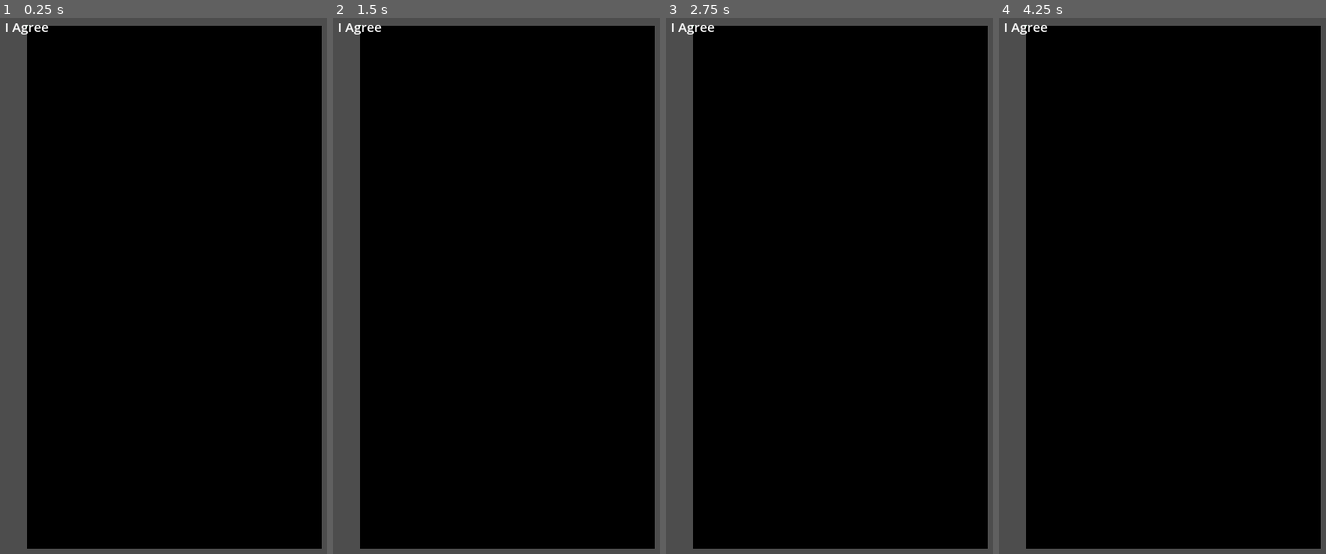
Above: before the commit, frames 1-4 (left to right).
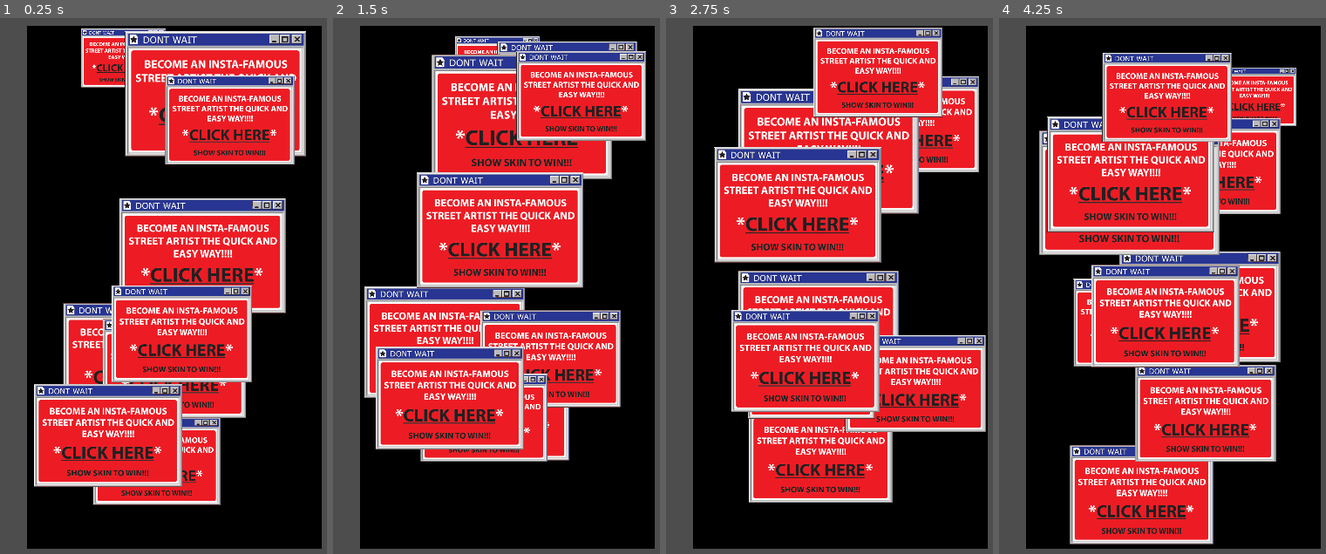
Above: after the commit, the same moments.

Repository: Tryptophan/ludumdare59
Game: Godot game, scene res://phone.tscn
Two runs of this game, one before a commit and one after it. Both use one fixed random seed, a clock stepped at 60 frames per second and the inputs below.
Inputs (mouse positions are in pixels of both pictures, inside the frame that each line leads up to):
- Up to frame 1 (0.25 s): no input
- Up to frame 2 (1.5 s): move the mouse to (outside the picture) at 0.52 s; click (outside the picture) at 0.67 s; drag from (483, 318) to (588, 403) at 1.27 s
- Up to frame 3 (2.75 s): move the mouse to (outside the picture) at 2.02 s; click (outside the picture) at 2.17 s
- Up to frame 4 (4.25 s): drag from (1254, 403) to (1077, 205) at 2.77 s; move the mouse to (outside the picture) at 3.52 s; click (outside the picture) at 3.67 s

The runs differ from the first frame. In frame 1, 47% of the frame differs, in the area x 1-94%, y 0-91%; in frame 2, 49%; in frame 3, 52%; in frame 4, 52%, in the area x 1-91%, y 0-99%.

Commit message:
fix errors

Diff:
--- a/phone.gd
+++ b/phone.gd
@@ -66,8 +66,7 @@
 
 
 func _start_game() -> void:
-	#var game_name = GAMES[randi() % GAMES.size()]
-	var game_name = GAMES[4]
+	var game_name = GAMES[randi() % GAMES.size()]
 	var script = load("res://%s.gd" % game_name)
 	_current_game = Node2D.new()
 	_current_game.set_script(script)
--- a/tos.gd
+++ b/tos.gd
@@ -29,7 +29,7 @@
 
 const TOS_FILES := [
 	"res://tos/axolotl.txt",
-	"res://tos/montypy.txt"
+	"res://tos/montypyt.txt"
 ]
 
 var TOS_LINES: Array[String] = []
@@ -57,7 +57,7 @@
 		phone_size.x * 0.8, 38.0)
 
 
-func _process(delta: float) -> void:
+func _process(_delta: float) -> void:
 	if not _dragging:
 		_scroll_y += _velocity
 		_velocity *= FRICTION
@@ -87,13 +87,13 @@
 			var is_title: bool = i == 0
 			var is_section: bool = line.length() > 0 and line[0].is_valid_int() and line.contains(".")
 			var col   := Color(0.1, 0.1, 0.15)
-			var fsize := FONT_SIZE_TITLE if is_title else FONT_SIZE_BODY
+			var line_fsize := FONT_SIZE_TITLE if is_title else FONT_SIZE_BODY
 			if is_title:
 				col = Color(0.1, 0.1, 0.5)
 			elif is_section:
 				col = Color(0.2, 0.2, 0.2)
 			draw_string(font, Vector2(text_x, y), line,
-				HORIZONTAL_ALIGNMENT_LEFT, phone_size.x - PAD * 2, fsize, col)
+				HORIZONTAL_ALIGNMENT_LEFT, phone_size.x - PAD * 2, line_fsize, col)
 		y += LINE_SPACING
 
 	# Fade overlay at bottom
